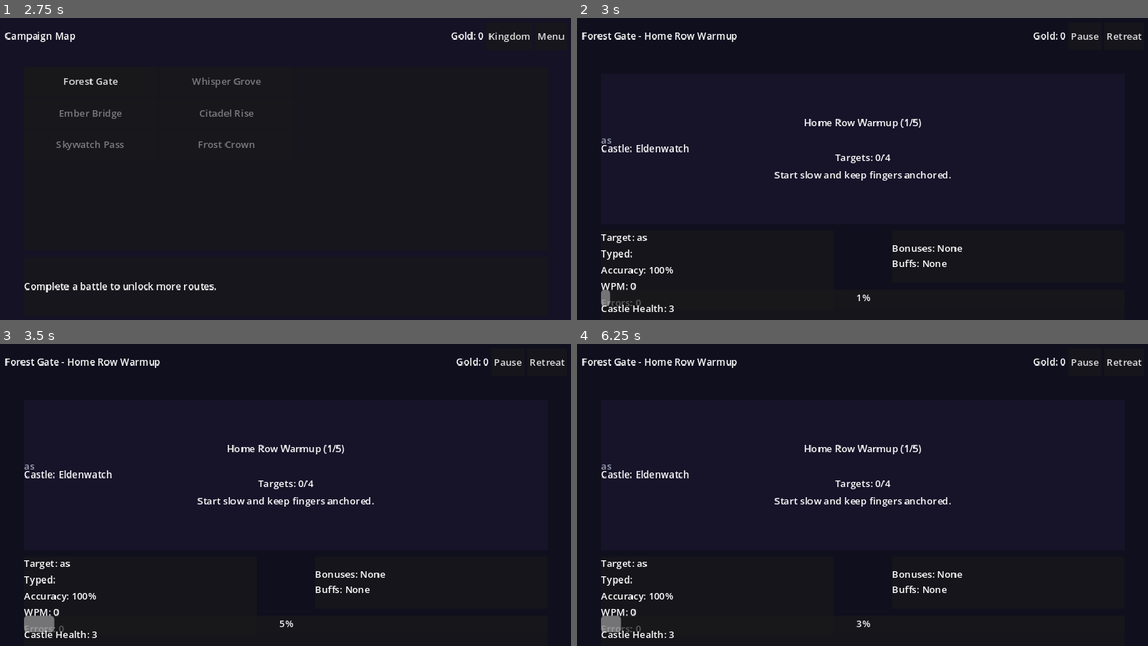
Above: before the commit, frames 1-4 (two rows, left to right).
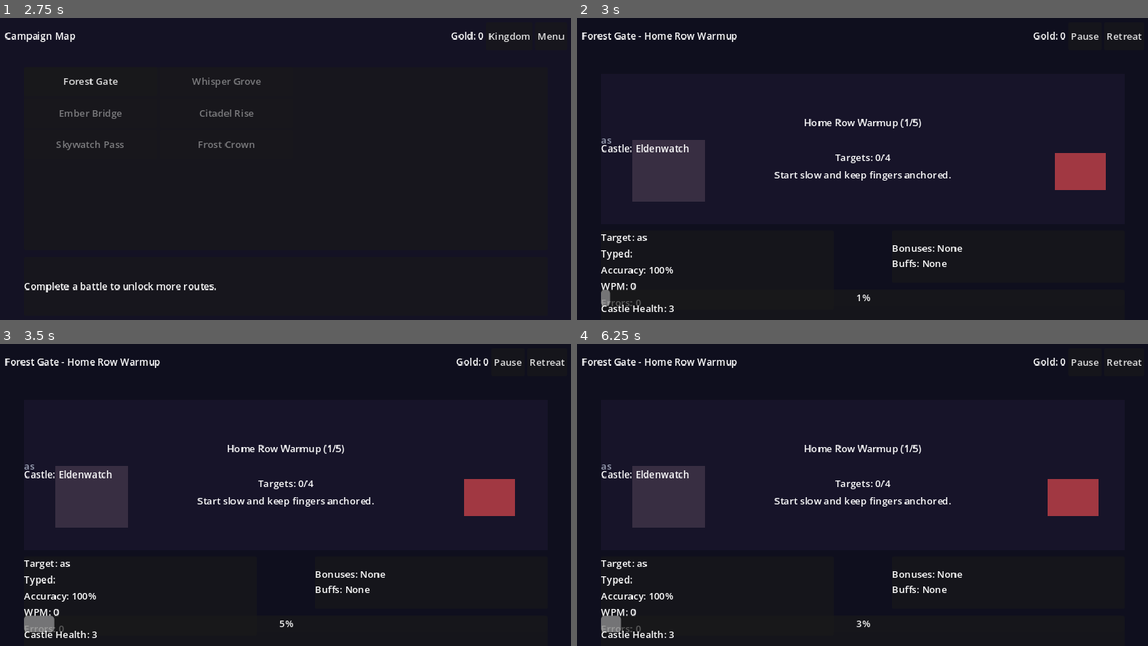
Above: after the commit, the same moments.

Repository: WanderlustCoder/Keyboard-Defense-AzureVale
Game: Godot game, scene res://scenes/MainMenu.tscn
Two runs of this game, one before a commit and one after it. Both use one fixed random seed, a clock stepped at 60 frames per second and the inputs below.
Inputs:
- Up to frame 1 (2.75 s): click "Start Campaign" at 0.5 s; click "Kingdom" at 1.25 s; click "Map" at 2 s
- Up to frame 2 (3 s): click "Forest Gate" at 2.75 s
- Up to frame 3 (3.5 s): no input
- Up to frame 4 (6.25 s): click "Retreat" at 3.5 s; click "Kingdom" at 4.25 s; click "Map" at 5 s; click "Forest Gate" at 5.75 s

Frame 1 is identical in both runs. In frame 2, 3.6% of the frame differs, in the area x 9-93%, y 40-61%; in frame 3, 3.6%; in frame 4, 3.6%.

Commit message:
Integrate battle stage with typing drills

Diff:
--- a/apps/keyboard-defense-godot/scenes/Battlefield.tscn
+++ b/apps/keyboard-defense-godot/scenes/Battlefield.tscn
@@ -1,6 +1,7 @@
-[gd_scene format=3 load_steps=2]
+[gd_scene format=3 load_steps=3]
 
 [ext_resource type="Script" path="res://scripts/Battlefield.gd" id=1]
+[ext_resource type="Script" path="res://scripts/BattleStage.gd" id=2]
 
 [node name="Battlefield" type="Control"]
 anchor_right = 1.0
@@ -44,6 +45,25 @@
 anchor_right = 1.0
 anchor_bottom = 1.0
 color = Color(0.09, 0.08, 0.16, 1)
+
+[node name="BattleStage" type="Control" parent="PlayField"]
+anchor_right = 1.0
+anchor_bottom = 1.0
+mouse_filter = 2
+script = ExtResource(2)
+
+[node name="Castle" type="ColorRect" parent="PlayField/BattleStage"]
+size = Vector2(80, 70)
+color = Color(0.22, 0.18, 0.26, 1)
+
+[node name="Enemy" type="ColorRect" parent="PlayField/BattleStage"]
+size = Vector2(60, 44)
+color = Color(0.63, 0.22, 0.26, 1)
+
+[node name="ProjectileLayer" type="Control" parent="PlayField/BattleStage"]
+anchor_right = 1.0
+anchor_bottom = 1.0
+mouse_filter = 2
 
 [node name="DrillHud" type="VBoxContainer" parent="PlayField"]
 anchor_left = 0.1
--- /dev/null
+++ b/apps/keyboard-defense-godot/scripts/BattleStage.gd
@@ -0,0 +1,165 @@
+extends Control
+
+const DEFAULT_STAGE_SIZE := Vector2(800, 360)
+const BREACH_RESET := 0.25
+const PROJECTILE_SPEED := 520.0
+const HIT_FLASH_DURATION := 0.18
+
+@onready var castle: ColorRect = $Castle
+@onready var enemy: ColorRect = $Enemy
+@onready var projectile_layer: Control = $ProjectileLayer
+
+var progress: float = 0.0
+var breach_pending: bool = false
+var lane_left_x: float = 0.0
+var lane_right_x: float = 0.0
+var lane_y: float = 0.0
+var projectiles: Array = []
+var hit_flash_timer: float = 0.0
+var enemy_base_color: Color = Color(0.63, 0.22, 0.26, 1)
+
+func _ready() -> void:
+	if not resized.is_connected(_on_resized):
+		resized.connect(_on_resized)
+	if enemy != null:
+		enemy_base_color = enemy.color
+	_layout()
+
+func _on_resized() -> void:
+	_layout()
+
+func reset() -> void:
+	progress = 0.0
+	breach_pending = false
+	hit_flash_timer = 0.0
+	_clear_projectiles()
+	_layout()
+	_update_enemy_position()
+	_apply_enemy_flash(0.0)
+
+func set_progress_percent(value: float) -> void:
+	progress = clamp(value / 100.0, 0.0, 1.0)
+	breach_pending = progress >= 1.0
+	_update_enemy_position()
+
+func get_progress_percent() -> float:
+	return progress * 100.0
+
+func advance(delta: float, threat_rate: float) -> void:
+	if threat_rate != 0.0:
+		progress = clamp(progress + (threat_rate / 100.0) * delta, 0.0, 1.0)
+		breach_pending = progress >= 1.0
+	_update_enemy_position()
+	_update_projectiles(delta)
+	_update_enemy_flash(delta)
+
+func apply_relief(amount_percent: float) -> void:
+	if amount_percent <= 0.0:
+		return
+	progress = clamp(progress - amount_percent / 100.0, 0.0, 1.0)
+	if progress < 1.0:
+		breach_pending = false
+	_update_enemy_position()
+
+func apply_penalty(amount_percent: float) -> void:
+	if amount_percent <= 0.0:
+		return
+	progress = clamp(progress + amount_percent / 100.0, 0.0, 1.0)
+	breach_pending = progress >= 1.0
+	_update_enemy_position()
+
+func consume_breach() -> bool:
+	if breach_pending:
+		breach_pending = false
+		return true
+	return false
+
+func reset_after_breach() -> void:
+	progress = clamp(BREACH_RESET, 0.0, 1.0)
+	_update_enemy_position()
+
+func spawn_projectile(power_shot: bool = false) -> void:
+	if projectile_layer == null or castle == null:
+		return
+	var shot = ColorRect.new()
+	shot.color = Color(0.96, 0.82, 0.48, 1) if power_shot else Color(0.9, 0.72, 0.32, 1)
+	shot.size = Vector2(12, 4) if power_shot else Vector2(8, 3)
+	shot.position = Vector2(castle.position.x + castle.size.x - 4.0, lane_y)
+	projectile_layer.add_child(shot)
+	projectiles.append({
+		"node": shot,
+		"velocity": Vector2(PROJECTILE_SPEED, 0.0)
+	})
+
+func _layout() -> void:
+	var stage_size = size
+	if stage_size.x <= 0.0 or stage_size.y <= 0.0:
+		stage_size = DEFAULT_STAGE_SIZE
+	if castle != null:
+		var castle_size = Vector2(min(stage_size.x * 0.16, 120.0), min(stage_size.x * 0.16, 120.0))
+		castle_size.y = max(48.0, castle_size.y * 0.85)
+		castle.size = castle_size
+		castle.position = Vector2(stage_size.x * 0.06, stage_size.y * 0.65 - castle_size.y * 0.5)
+	if enemy != null:
+		var enemy_size = Vector2(max(40.0, castle.size.x * 0.7), max(28.0, castle.size.y * 0.6))
+		enemy.size = enemy_size
+	lane_left_x = 0.0
+	lane_right_x = 0.0
+	lane_y = stage_size.y * 0.65
+	if castle != null:
+		lane_left_x = castle.position.x + castle.size.x + 24.0
+	if enemy != null:
+		lane_right_x = stage_size.x - enemy.size.x - 24.0
+	_update_enemy_position()
+
+func _update_enemy_position() -> void:
+	if enemy == null:
+		return
+	if lane_right_x == 0.0 and lane_left_x == 0.0:
+		_layout()
+	var x = lerp(lane_right_x, lane_left_x, progress)
+	enemy.position = Vector2(x, lane_y - enemy.size.y * 0.5)
+
+func _update_projectiles(delta: float) -> void:
+	if projectiles.is_empty():
+		return
+	for i in range(projectiles.size() - 1, -1, -1):
+		var entry = projectiles[i]
+		if not entry is Dictionary:
+			projectiles.remove_at(i)
+			continue
+		var node = entry.get("node", null)
+		if node == null or not is_instance_valid(node):
+			projectiles.remove_at(i)
+			continue
+		var velocity: Vector2 = entry.get("velocity", Vector2.ZERO)
+		node.position += velocity * delta
+		if enemy != null and node.position.x >= enemy.position.x:
+			node.queue_free()
+			projectiles.remove_at(i)
+			_flash_enemy()
+
+func _clear_projectiles() -> void:
+	for entry in projectiles:
+		if entry is Dictionary:
+			var node = entry.get("node", null)
+			if node != null and is_instance_valid(node):
+				node.queue_free()
+	projectiles.clear()
+
+func _flash_enemy() -> void:
+	hit_flash_timer = HIT_FLASH_DURATION
+	_apply_enemy_flash(1.0)
+
+func _update_enemy_flash(delta: float) -> void:
+	if hit_flash_timer <= 0.0:
+		return
+	hit_flash_timer = max(0.0, hit_flash_timer - delta)
+	if hit_flash_timer <= 0.0:
+		_apply_enemy_flash(0.0)
+
+func _apply_enemy_flash(intensity: float) -> void:
+	if enemy == null:
+		return
+	var flash_color = Color(1.0, 0.76, 0.68, 1)
+	enemy.color = enemy_base_color.lerp(flash_color, intensity)
--- a/apps/keyboard-defense-godot/scripts/Battlefield.gd
+++ b/apps/keyboard-defense-godot/scripts/Battlefield.gd
@@ -32,6 +32,7 @@
 @onready var drill_target_label: RichTextLabel = $PlayField/DrillHud/DrillTarget
 @onready var drill_progress_label: Label = $PlayField/DrillHud/DrillProgress
 @onready var drill_hint_label: Label = $PlayField/DrillHud/DrillHint
+@onready var battle_stage: Control = $PlayField/BattleStage
 @onready var buff_hud: PanelContainer = $PlayField/BuffHud
 @onready var buff_focus_row: HBoxContainer = $PlayField/BuffHud/Content/FocusRow
 @onready var buff_focus_label: Label = $PlayField/BuffHud/Content/FocusRow/FocusLabel
@@ -76,6 +77,7 @@
 
 var tutorial_mode: bool = false
 var paused: bool = false
+var syncing_threat: bool = false
 
 var threat: float = 0.0
 var threat_rate: float = 8.0
@@ -141,10 +143,13 @@
 	base_threat_relief = 12.0
 	base_mistake_penalty = 18.0
 	castle_health = base_castle_health
+	_set_threat(0.0)
 	active_buffs.clear()
 	_reset_streaks()
 	_recompute_buff_modifiers()
 	_recompute_combat_values()
+	if battle_stage != null:
+		battle_stage.reset()
 	tutorial_mode = progression.completed_nodes.size() == 0
 
 	battle_start_time_ms = Time.get_ticks_msec()
@@ -172,19 +177,34 @@
 	_update_buffs(delta)
 	if drill_mode == "intermission":
 		drill_timer = max(0.0, drill_timer - delta)
-		threat = max(0.0, threat - delta * threat_relief * 0.4)
+		if battle_stage != null:
+			battle_stage.advance(delta, 0.0)
+			battle_stage.apply_relief(threat_relief * 0.4 * delta)
+			_sync_threat_from_stage()
+		else:
+			_set_threat(max(0.0, threat - delta * threat_relief * 0.4))
 		_update_threat()
 		_update_drill_status()
 		if drill_timer <= 0.0:
 			_start_next_drill()
 		return
-	threat = min(100.0, threat + delta * threat_rate)
-	if threat >= 100.0:
-		castle_health -= 1
-		threat = 25.0
-		if castle_health <= 0:
-			_finish_battle(false)
-			return
+	if battle_stage != null:
+		battle_stage.advance(delta, threat_rate)
+		if battle_stage.consume_breach():
+			castle_health -= 1
+			battle_stage.reset_after_breach()
+			if castle_health <= 0:
+				_finish_battle(false)
+				return
+		_sync_threat_from_stage()
+	else:
+		_set_threat(min(100.0, threat + delta * threat_rate))
+		if threat >= 100.0:
+			castle_health -= 1
+			_set_threat(25.0)
+			if castle_health <= 0:
+				_finish_battle(false)
+				return
 	_update_threat()
 
 func _unhandled_input(event: InputEvent) -> void:
@@ -227,14 +247,8 @@
 	else:
 		_advance_streaks(status)
 	_check_buff_triggers()
-	if status == "error":
-		threat = min(100.0, threat + mistake_penalty)
-	if status == "progress" or status == "error":
-		threat = max(0.0, threat - threat_relief * 0.2)
-	if status == "word_complete":
-		threat = max(0.0, threat - threat_relief)
+	_apply_typing_combat(status)
 	if status == "lesson_complete":
-		threat = max(0.0, threat - threat_relief)
 		_complete_drill()
 		return
 	_update_word_display()
@@ -265,6 +279,44 @@
 func _update_threat() -> void:
 	threat_bar.value = threat
 	castle_label.text = "Castle Health: %d" % castle_health
+
+func _set_threat(value: float, sync_stage: bool = true) -> void:
+	var clamped = clamp(value, 0.0, 100.0)
+	threat = clamped
+	if sync_stage and not syncing_threat and battle_stage != null:
+		battle_stage.set_progress_percent(clamped)
+
+func _sync_threat_from_stage() -> void:
+	if battle_stage == null:
+		return
+	syncing_threat = true
+	_set_threat(battle_stage.get_progress_percent(), false)
+	syncing_threat = false
+
+func _apply_typing_combat(status: String) -> void:
+	if battle_stage == null:
+		_apply_typing_threat_fallback(status)
+		return
+	if status == "error":
+		battle_stage.apply_penalty(mistake_penalty)
+		battle_stage.apply_relief(threat_relief * 0.2)
+	elif status == "progress":
+		battle_stage.apply_relief(threat_relief * 0.2)
+	elif status == "word_complete":
+		battle_stage.apply_relief(threat_relief)
+		battle_stage.spawn_projectile(false)
+	elif status == "lesson_complete":
+		battle_stage.apply_relief(threat_relief)
+		battle_stage.spawn_projectile(true)
+	_sync_threat_from_stage()
+
+func _apply_typing_threat_fallback(status: String) -> void:
+	if status == "error":
+		_set_threat(min(100.0, threat + mistake_penalty))
+	if status == "progress" or status == "error":
+		_set_threat(max(0.0, threat - threat_relief * 0.2))
+	if status == "word_complete" or status == "lesson_complete":
+		_set_threat(max(0.0, threat - threat_relief))
 
 func _start_next_drill() -> void:
 	drill_index += 1
--- a/apps/keyboard-defense-godot/scripts/tests/test_battle_autoplay.gd
+++ b/apps/keyboard-defense-godot/scripts/tests/test_battle_autoplay.gd
@@ -90,6 +90,7 @@
 	battle.lesson_label = battle.get_node("TopBar/LessonLabel")
 	battle.gold_label = battle.get_node("TopBar/GoldLabel")
 	battle.exit_button = battle.get_node("TopBar/ExitButton")
+	battle.battle_stage = battle.get_node("PlayField/BattleStage")
 	battle.drill_title_label = battle.get_node("PlayField/DrillHud/DrillTitle")
 	battle.drill_target_label = battle.get_node("PlayField/DrillHud/DrillTarget")
 	battle.drill_progress_label = battle.get_node("PlayField/DrillHud/DrillProgress")
@@ -142,7 +143,10 @@
 			wrong_letter = "z"
 		var result: Dictionary = battle.typing_system.input_char(wrong_letter)
 		battle._handle_typing_result(result)
-		battle.threat = 100.0
+		if battle.battle_stage != null:
+			battle.battle_stage.set_progress_percent(100.0)
+		else:
+			battle.threat = 100.0
 		battle._process(0.0)
 		guard += 1
 
--- a/apps/keyboard-defense-godot/scripts/tests/test_battle_buffs.gd
+++ b/apps/keyboard-defense-godot/scripts/tests/test_battle_buffs.gd
@@ -65,6 +65,7 @@
 	battle.lesson_label = battle.get_node("TopBar/LessonLabel")
 	battle.gold_label = battle.get_node("TopBar/GoldLabel")
 	battle.exit_button = battle.get_node("TopBar/ExitButton")
+	battle.battle_stage = battle.get_node("PlayField/BattleStage")
 	battle.drill_title_label = battle.get_node("PlayField/DrillHud/DrillTitle")
 	battle.drill_target_label = battle.get_node("PlayField/DrillHud/DrillTarget")
 	battle.drill_progress_label = battle.get_node("PlayField/DrillHud/DrillProgress")
--- a/apps/keyboard-defense-godot/scripts/tests/test_battle_smoke.gd
+++ b/apps/keyboard-defense-godot/scripts/tests/test_battle_smoke.gd
@@ -100,6 +100,7 @@
 	battle.lesson_label = battle.get_node("TopBar/LessonLabel")
 	battle.gold_label = battle.get_node("TopBar/GoldLabel")
 	battle.exit_button = battle.get_node("TopBar/ExitButton")
+	battle.battle_stage = battle.get_node("PlayField/BattleStage")
 	battle.drill_title_label = battle.get_node("PlayField/DrillHud/DrillTitle")
 	battle.drill_target_label = battle.get_node("PlayField/DrillHud/DrillTarget")
 	battle.drill_progress_label = battle.get_node("PlayField/DrillHud/DrillProgress")
@@ -149,7 +150,10 @@
 			wrong_letter = "z"
 		var result: Dictionary = battle.typing_system.input_char(wrong_letter)
 		battle._handle_typing_result(result)
-		battle.threat = 100.0
+		if battle.battle_stage != null:
+			battle.battle_stage.set_progress_percent(100.0)
+		else:
+			battle.threat = 100.0
 		battle._process(0.0)
 		guard += 1
 	if battle.active:
